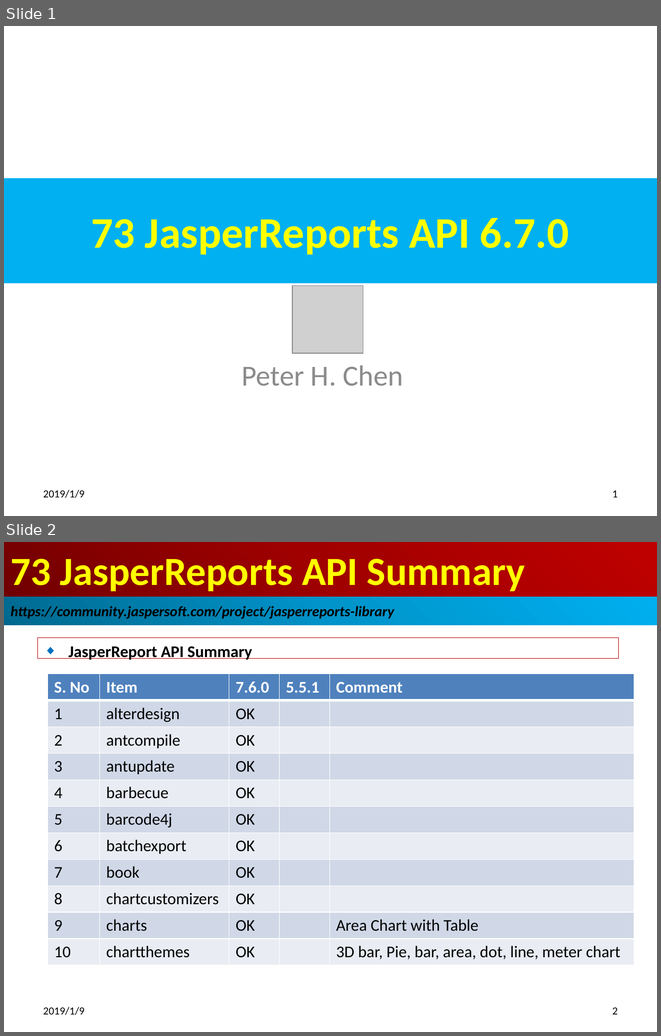
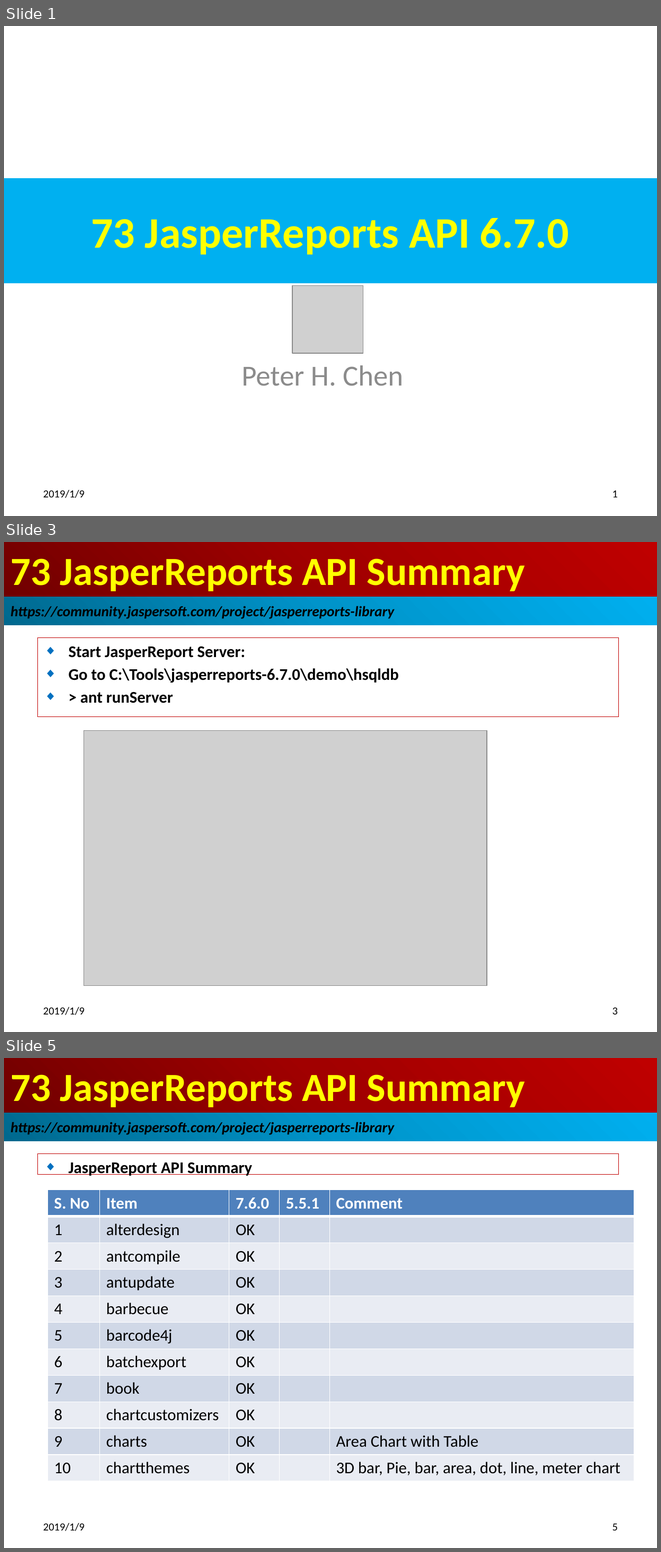
Before and after one commit to peterhchen/100-jasper-report-api-6.7.0, a slide deck: 15_Ch73_API_Summary.pptx. Shown one above the other, each under a label of ours: slides 1 and 2 before the commit, slides 1, 3 and 5 after it; the slides between them are not shown. The pictures are 661x1036 and 661x1552 pixels, drawn with LibreOffice and Linux fonts; fonts in the diff are those of the drawing; grey boxes stand for pictures. Boxes give left, top, right and bottom in pixels: in the first picture for what was removed or moved away, otherwise in the second. Text is boxed around its words. In the diff, an @@ line names an element or a change of style, - is before the commit and + after.

Commit message:
Summary

```diff
--- a/15_Ch73_API_Summary.pptx
+++ b/15_Ch73_API_Summary.pptx
@@ slide 3 added at <box>4,542,657,1032</box>, background #FFFFFF @@
@@ title added at <box>4,542,657,597</box>, fill gradient #720000 to #A20000 to #C00000, 44 pt, text #FFFF00, bold @@
+73 JasperReports API Summary
@@ rectangle added at <box>4,597,657,626</box>, fill gradient #00688E to #0094CA to #00B0F0, 16 pt, text #000000, bold, italic @@
+https://community.jaspersoft.com/project/jasperreports-library
@@ subtitle added at <box>37,638,618,717</box>, outline #C00000 0.75 pt, 18 pt, text #000000, bold @@
+◆ Start JasperReport Server:
+◆ Go to C:\Tools\jasperreports-6.7.0\demo\hsqldb
+◆ > ant runServer
@@ picture added at <box>84,731,487,986</box> @@
@@ text added at <box>43,1006,85,1015</box>, 12 pt, text #000000 @@
+2019/1/9
@@ page number added at <box>612,1007,618,1014</box>, 12 pt, text #000000 @@
+3
@@ what was slide 2 is now slide 5 @@
@@ page number at <box>612,1523,618,1530</box>: text changed @@
-2
+5
```
Also in this commit, not shown: 2 other slides added.
